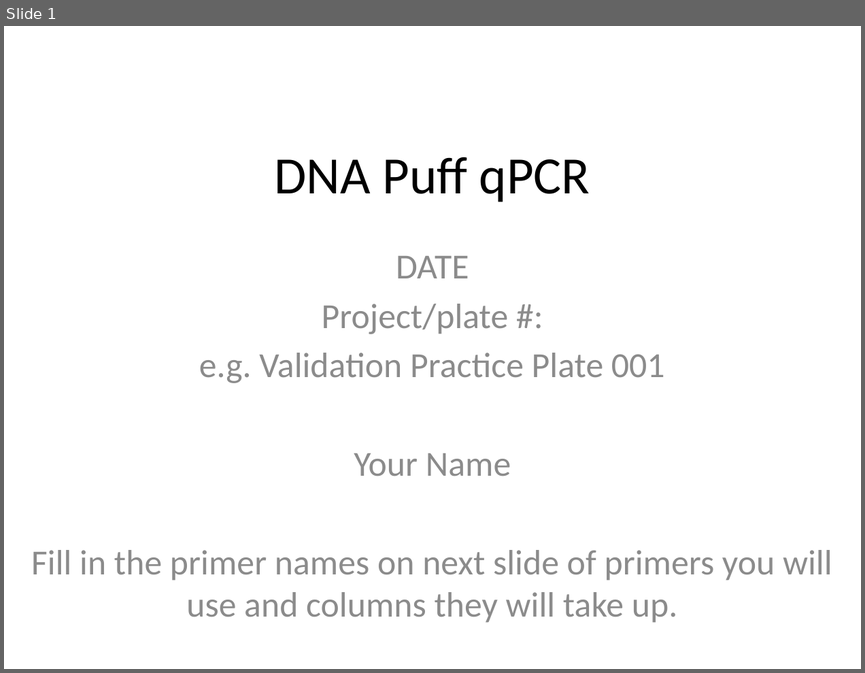
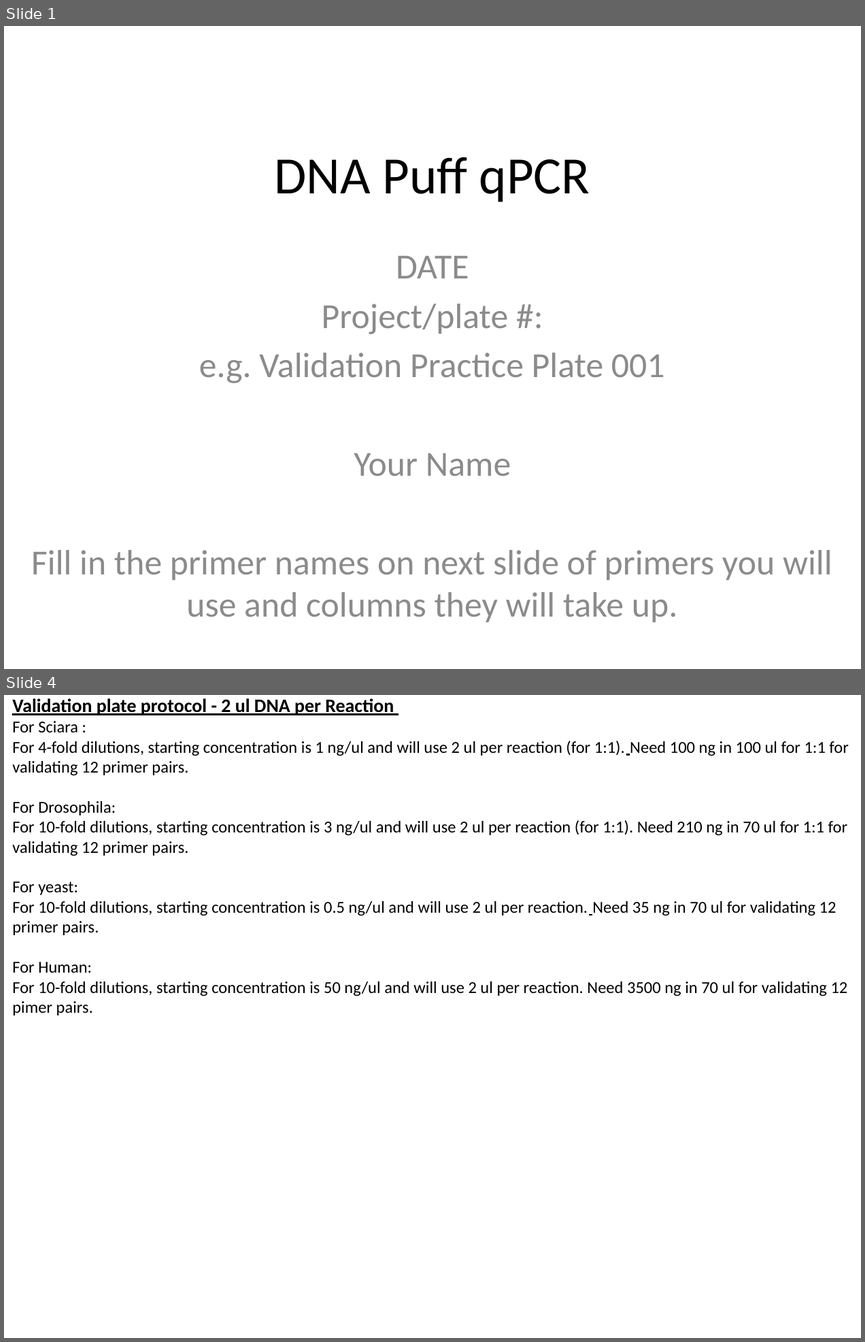
Before and after one commit to JohnUrban/sciara-project-tools, a slide deck: qpcr/qPCR-validation-protocol-template.pptx. Shown one above the other, each under a label of ours: slide 1 before the commit, slides 1 and 4 after it; the slides between them are not shown. The pictures are 865x673 and 865x1342 pixels, drawn with LibreOffice and Linux fonts; fonts in the diff are those of the drawing. Boxes give left, top, right and bottom in pixels: in the first picture for what was removed or moved away, otherwise in the second. Text is boxed around its words. In the diff, an @@ line names an element or a change of style, - is before the commit and + after.

```diff
--- a/qpcr/qPCR-validation-protocol-template.pptx
+++ b/qpcr/qPCR-validation-protocol-template.pptx
@@ slide 4 added at box(4, 695, 861, 1338), background #FFFFFF @@
@@ text added at box(12, 698, 848, 1015), 14 pt, text #000000 @@
+Validation plate protocol - 2 ul DNA per Reaction
+For Sciara :
+For 4-fold dilutions, starting concentration is 1 ng/ul and will use 2 ul per reaction (for 1:1). Need 100 ng in 100 ul for 1:1 for validating 12 primer pairs.
+For Drosophila:
+For 10-fold dilutions, starting concentration is 3 ng/ul and will use 2 ul per reaction (for 1:1). Need 210 ng in 70 ul for 1:1 for validating 12 primer pairs.
+For yeast:
+For 10-fold dilutions, starting concentration is 0.5 ng/ul and will use 2 ul per reaction. Need 35 ng in 70 ul for validating 12 primer pairs.
+For Human:
+For 10-fold dilutions, starting concentration is 50 ng/ul and will use 2 ul per reaction. Need 3500 ng in 70 ul for validating 12 pimer pairs.
```
Also in this commit, not shown: 5 slides changed, 4 other files.
